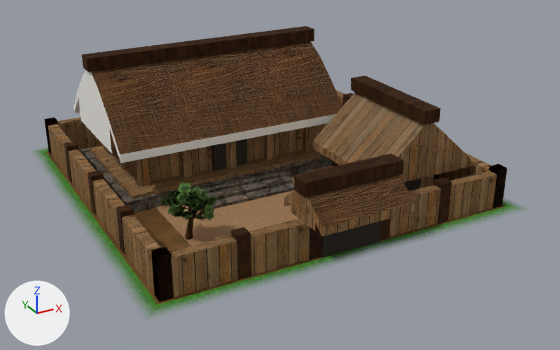
Two versions of the Blender file buildings/city_buildings/35_nara_kanjin_hiwadabuki/nara_02_kanjin_hiwadabuki.blend, one commit apart.
Before and after are seen from a 50 mm camera at (-1.64, -3.21, 1.59) aimed at (0.04, -0.16, 0.07). Every picture has the same lights, and +X, +Y and +Z are marked at lower left. The picture after the commit comes second.

The older version as bpy lines, for what is in view:
```python
me_nara_02_kanjin_hiwadabuki_mesh = bpy.data.meshes.new('nara_02_kanjin_hiwadabuki_mesh')
me_nara_02_kanjin_hiwadabuki_mesh.from_pydata(...)  # 588 vertices, 437 faces; spans x -0.95..0.95, y -0.97..0.95, z 0.0..0.66
me_nara_02_kanjin_hiwadabuki_mesh.materials.append(mat_nara_hiwada)
me_nara_02_kanjin_hiwadabuki_mesh.materials.append(mat_nara_itabuki)
me_nara_02_kanjin_hiwadabuki_mesh.materials.append(mat_nara_plaster)  # white #eceae3
me_nara_02_kanjin_hiwadabuki_mesh.materials.append(mat_nara_doordark)  # dark grey #352f29
me_nara_02_kanjin_hiwadabuki_mesh.materials.append(mat_nara_woodplain)
me_nara_02_kanjin_hiwadabuki_mesh.materials.append(mat_nara_wooddark)
me_nara_02_kanjin_hiwadabuki_mesh.materials.append(mat_nara_stone_podium)
me_nara_02_kanjin_hiwadabuki_mesh.materials.append(mat_nara_gravel)
me_nara_02_kanjin_hiwadabuki_mesh.materials.append(mat_nara_earthyard_s0)
me_nara_02_kanjin_hiwadabuki_mesh.materials.append(mat_nara_featheredlawn_s0)
me_tree_sakura_530_mesh = bpy.data.meshes.new('Tree_sakura_530_mesh')
me_tree_sakura_530_mesh.from_pydata(...)  # 448 vertices, 164 faces; spans x -0.683..-0.418, y -0.595..-0.309, z 0.002..0.27
# faces by material slot: [73, 74, 17]
me_tree_sakura_530_mesh.materials.append(mat_treelib_trunk_s0)
me_tree_sakura_530_mesh.materials.append(mat_treelib_broad_s0)
me_tree_sakura_530_mesh.materials.append(mat_treelib_shadow_s0)
ob_nara_02_kanjin_hiwadabuki_mesh = bpy.data.objects.new('nara_02_kanjin_hiwadabuki_mesh', me_nara_02_kanjin_hiwadabuki_mesh)
ob_nara_02_kanjin_hiwadabuki_mesh.location = (0.0, 0.0, 0.0)
ob_tree_sakura_530 = bpy.data.objects.new('Tree_sakura_530', me_tree_sakura_530_mesh)
ob_tree_sakura_530.location = (0.0, 0.0, 0.0)
```
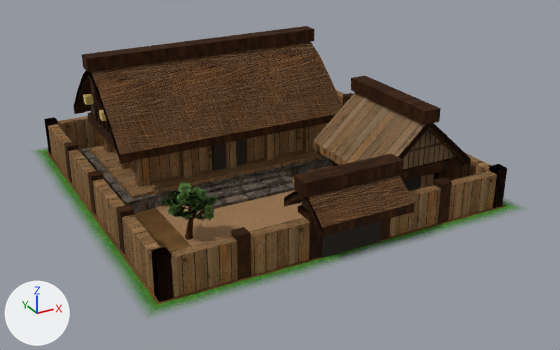
Boxes (x1, y1, x2, y2) around the edits, measured in the pictures (560 x 350 px):
part 1 of me_nara_02_kanjin_hiwadabuki_mesh, added
    after: (298, 205, 318, 228)
part 2 of me_nara_02_kanjin_hiwadabuki_mesh, added
    after: (88, 112, 117, 151)
part 3 of me_nara_02_kanjin_hiwadabuki_mesh, added
    after: (90, 78, 99, 99)
part 4 of me_nara_02_kanjin_hiwadabuki_mesh, added
    after: (99, 110, 107, 121)
part 5 of me_nara_02_kanjin_hiwadabuki_mesh, added
    after: (83, 94, 94, 105)
part 6 of me_nara_02_kanjin_hiwadabuki_mesh, added
    after: (96, 99, 102, 125)
part 7 of me_nara_02_kanjin_hiwadabuki_mesh, added
    after: (93, 98, 98, 121)
part 8 of me_nara_02_kanjin_hiwadabuki_mesh, added
    after: (399, 157, 465, 181)
part 9 of me_nara_02_kanjin_hiwadabuki_mesh, cut back (brown)
    after: (399, 123, 471, 169)
part 10 of me_nara_02_kanjin_hiwadabuki_mesh, cut back
    before: (290, 199, 315, 231)
    after: (284, 192, 322, 231)
part 11 of me_nara_02_kanjin_hiwadabuki_mesh, cut back
    before: (78, 75, 112, 153)
    after: (74, 71, 132, 164)
part 12 of me_nara_02_kanjin_hiwadabuki_mesh, recoloured
    both: (73, 71, 336, 163)
part 13 of me_nara_02_kanjin_hiwadabuki_mesh, recoloured
    both: (284, 123, 471, 236)

Patch to the scene script:
```diff
--- a/buildings/city_buildings/35_nara_kanjin_hiwadabuki/nara_02_kanjin_hiwadabuki.blend.py
+++ b/buildings/city_buildings/35_nara_kanjin_hiwadabuki/nara_02_kanjin_hiwadabuki.blend.py
@@ mat_nara_tsumaplank @@
+mat_nara_tsumaplank = bpy.data.materials.new('Nara_TsumaPlank')
+# uses the picture img_tsuma_plank_png
@@ mat_nara_tsumakirengoshi @@
+mat_nara_tsumakirengoshi = bpy.data.materials.new('Nara_TsumaKirengoshi')
+# uses the picture img_tsuma_kirengoshi_png
@@ me_nara_02_kanjin_hiwadabuki_mesh @@
-me_nara_02_kanjin_hiwadabuki_mesh.from_pydata(...)  # 588 vertices, 437 faces; spans x -0.95..0.95, y -0.97..0.95, z 0.0..0.66
+me_nara_02_kanjin_hiwadabuki_mesh.from_pydata(...)  # 1042 vertices, 705 faces; spans x -0.95..0.95, y -0.97..0.95, z 0.0..0.66
+# me_nara_02_kanjin_hiwadabuki_mesh part 1: a new loose piece, a box spanning x -0.184..-0.156, y -0.92..-0.72, z 0.162..0.19, in mat_nara_wooddark
+# me_nara_02_kanjin_hiwadabuki_mesh part 2: a new loose piece, a box spanning x -0.693..-0.665, y 0.027..0.533, z 0.252..0.3, in mat_nara_wooddark
+# me_nara_02_kanjin_hiwadabuki_mesh part 3: a new loose piece, a box spanning x -0.721..-0.697, y 0.251..0.309, z 0.456..0.561, in mat_nara_wooddark
+# me_nara_02_kanjin_hiwadabuki_mesh part 4: a new loose piece, a box spanning x -0.73..-0.694, y 0.126..0.17, z 0.389..0.429, in mat_nara_goldfinial (yellow #e2c876)
+# me_nara_02_kanjin_hiwadabuki_mesh part 5: a new loose piece, a box spanning x -0.73..-0.694, y 0.39..0.434, z 0.389..0.429, in mat_nara_goldfinial (yellow #e2c876)
+# me_nara_02_kanjin_hiwadabuki_mesh part 6: a new loose piece, a box spanning x -0.691..-0.675, y 0.328..0.348, z 0.3..0.494, in mat_nara_wooddark
+# me_nara_02_kanjin_hiwadabuki_mesh part 7: a new loose piece, a box spanning x -0.691..-0.675, y 0.387..0.407, z 0.3..0.454, in mat_nara_wooddark
+# me_nara_02_kanjin_hiwadabuki_mesh part 8: a new loose piece, a box spanning x 0.235..0.765, y -0.658..-0.63, z 0.152..0.2, in mat_nara_wooddark
+# me_nara_02_kanjin_hiwadabuki_mesh part 9: 4 vertices removed from x 0.22..0.76, y -0.92..-0.69, z 0.16..0.17; 74 vertices added at x 0.17..0.76, y -0.97..-0.64, z 0.16..0.44
+# me_nara_02_kanjin_hiwadabuki_mesh part 10: 2 vertices removed from x -0.22, y -0.92..-0.72, z 0.17; 55 vertices added at x -0.22..-0.17, y -0.97..-0.67, z 0.17..0.31
+# me_nara_02_kanjin_hiwadabuki_mesh part 11: 2 vertices removed from x -0.73, y 0.03..0.53, z 0.26; 55 vertices added at x -0.73..-0.68, y -0.1..0.66, z 0.26..0.61
+# me_nara_02_kanjin_hiwadabuki_mesh part 12: 20 faces spanning x -0.73..0.45, y -0.1..0.66, z 0.26..0.61 switch from mat_nara_plaster (white #eceae3) to mat_nara_wooddark
+# me_nara_02_kanjin_hiwadabuki_mesh part 13: 24 faces spanning x -0.22..0.76, y -0.97..-0.14, z 0.16..0.44 switch from mat_nara_woodplain to mat_nara_wooddark
+# other edits to the shape of me_nara_02_kanjin_hiwadabuki_mesh do not show in these pictures
 me_nara_02_kanjin_hiwadabuki_mesh.materials.append(mat_nara_hiwada)
@@ me_nara_02_kanjin_hiwadabuki_mesh @@
 me_nara_02_kanjin_hiwadabuki_mesh.materials.append(mat_nara_featheredlawn_s0)
+me_nara_02_kanjin_hiwadabuki_mesh.materials.append(mat_nara_goldfinial)  # yellow #e2c876
+me_nara_02_kanjin_hiwadabuki_mesh.materials.append(mat_nara_tsumakirengoshi)
+me_nara_02_kanjin_hiwadabuki_mesh.materials.append(mat_nara_tsumaplank)
```
